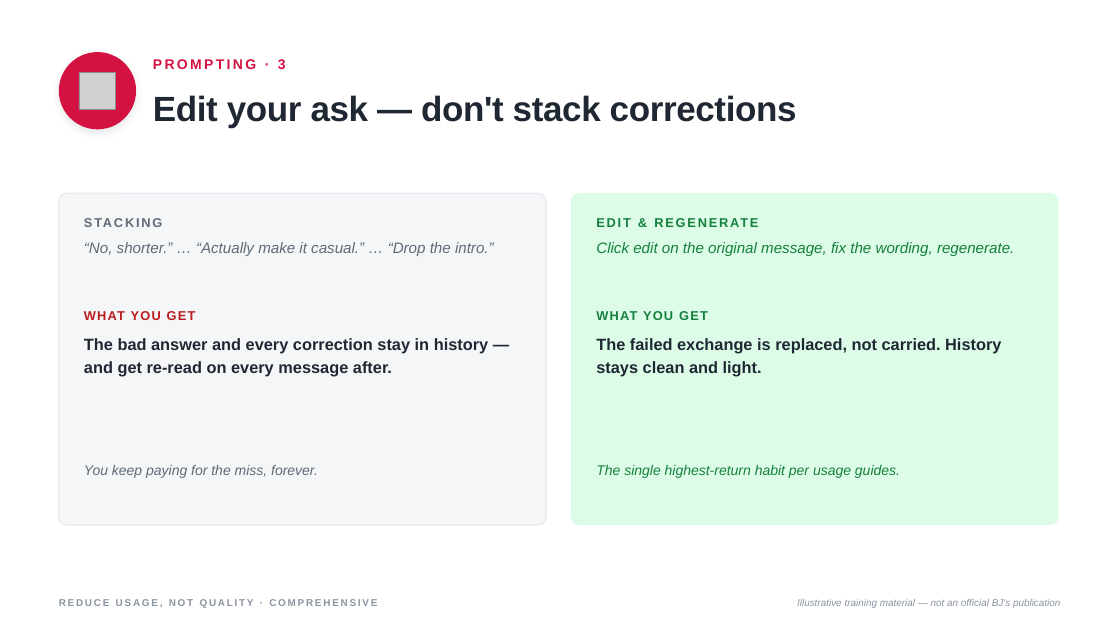
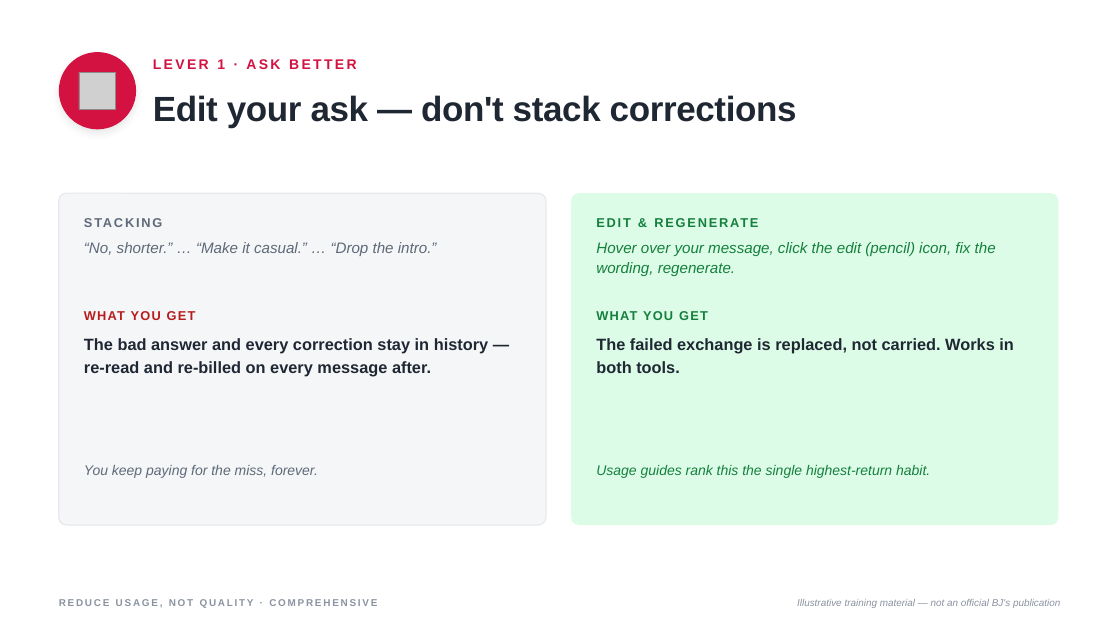
Before and after one commit to machinegenai/pe, a slide deck: slide 8 of Reduce Usage Not Quality Comprehensive.pptx (slide 7 before the commit). Drawn at 1120x630 pixels with LibreOffice and Linux fonts; fonts in the diff are those of the drawing; grey boxes stand for pictures. Boxes give left, top, right and bottom in pixels: in the first picture for what was removed or moved away, otherwise in the second. Text is boxed around its words. In the diff, an @@ line names an element or a change of style, - is before the commit and + after.

```diff
--- a/Reduce Usage Not Quality Comprehensive.pptx
+++ b/Reduce Usage Not Quality Comprehensive.pptx
@@ text at (153,59,357,69): text changed @@
-PROMPTING · 3
+LEVER 1 · ASK BETTER
@@ text at (84,242,437,256): text changed @@
-“No, shorter.” … “Actually make it casual.” … “Drop the intro.”
+“No, shorter.” … “Make it casual.” … “Drop the intro.”
@@ text at (596,242,996,276): text changed @@
-Click edit on the original message, fix the wording, regenerate.
+Hover over your message, click the edit (pencil) icon, fix the wording, regenerate.
@@ text at (84,338,488,376): text changed @@
-The bad answer and every correction stay in history — and get re-read on every message after.
+The bad answer and every correction stay in history — re-read and re-billed on every message after.
@@ text at (596,338,1014,373): text changed @@
-The failed exchange is replaced, not carried. History stays clean and light.
+The failed exchange is replaced, not carried. Works in both tools.
@@ text at (596,465,930,478): text changed @@
-The single highest-return habit per usage guides.
+Usage guides rank this the single highest-return habit.
```
Also in this commit, not shown: 26 other slides changed, 1 slide added.
